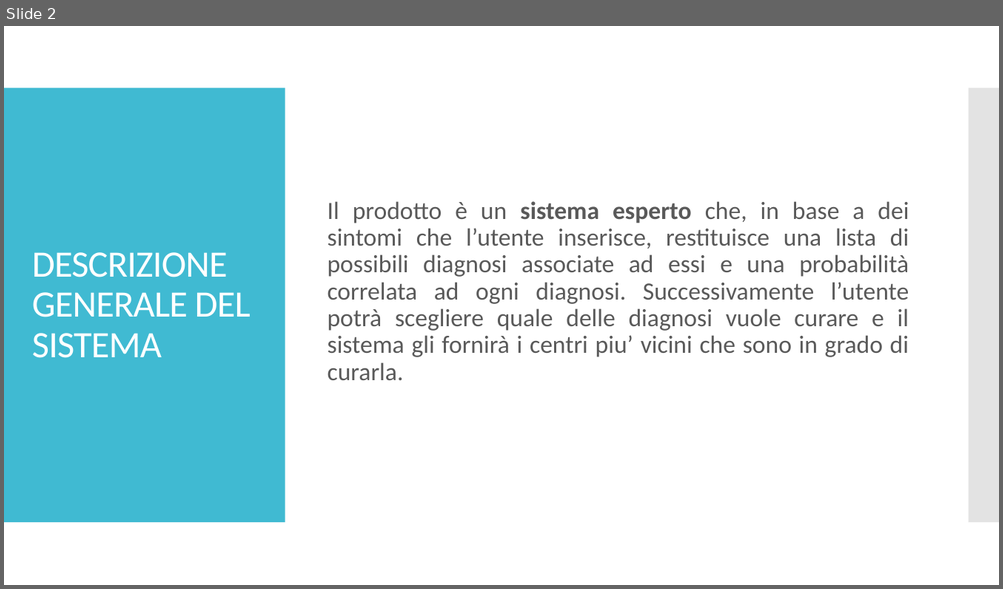
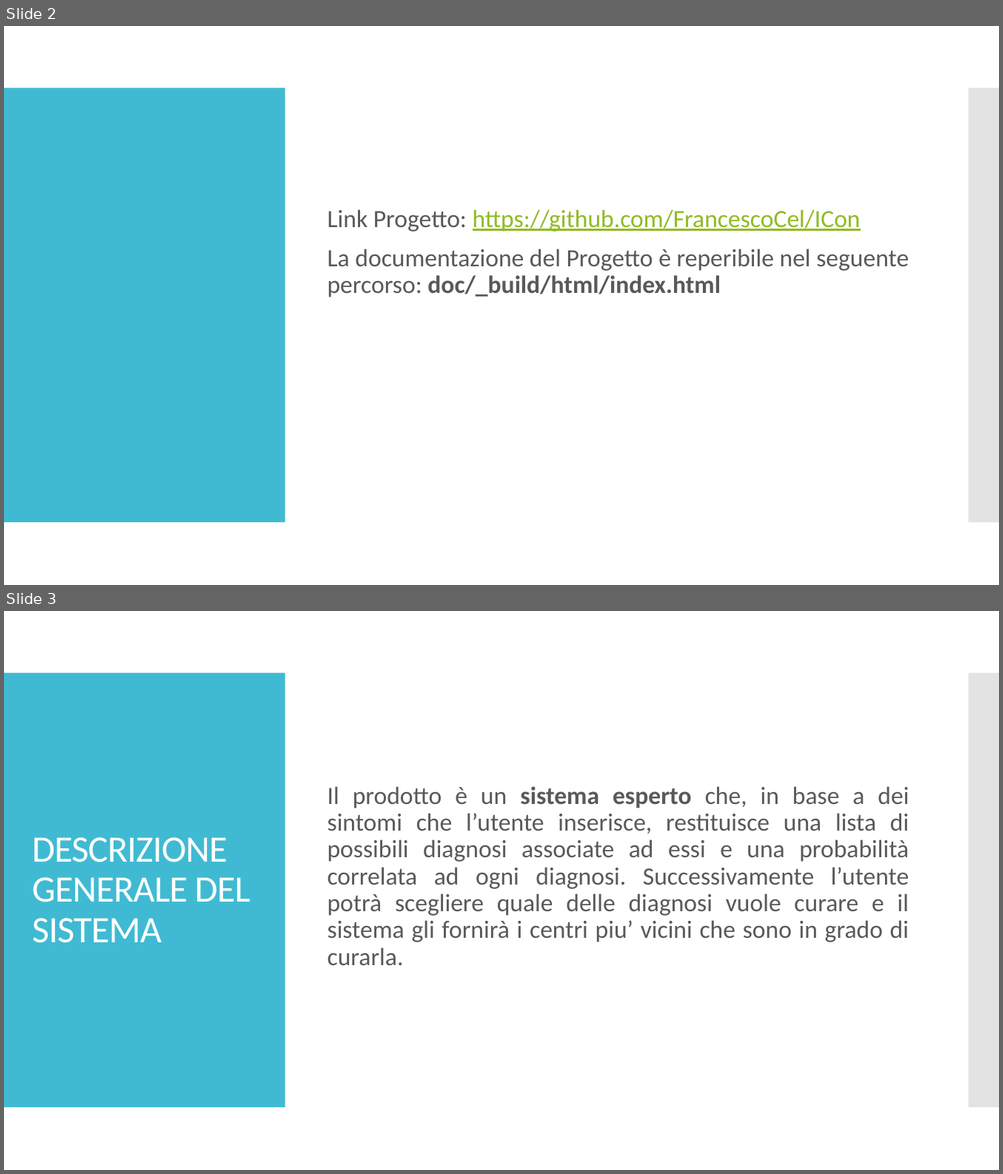
Before and after one commit to FrancescoCel/I, a slide deck: Presentazione/Progetto ICon.pptx. Shown one above the other, each under a label of ours: slide 2 before the commit, slides 2 and 3 after it. The pictures are 1003x589 and 1003x1174 pixels, drawn with LibreOffice and Linux fonts; fonts in the diff are those of the drawing. Boxes give left, top, right and bottom in pixels: in the first picture for what was removed or moved away, otherwise in the second. Text is boxed around its words. In the diff, an @@ line names an element or a change of style, - is before the commit and + after.

```diff
--- a/Presentazione/Progetto ICon.pptx
+++ b/Presentazione/Progetto ICon.pptx
@@ slide 2 added at box(4, 26, 999, 585), background #FFFFFF; not listed: 2 template elements that a slide beside it also shows @@
@@ text added at box(327, 210, 908, 298), 24 pt, text #595959 @@
+Link Progetto: https://github.com/FrancescoCel/ICon
+La documentazione del Progetto è reperibile nel seguente percorso: doc/_build/html/index.html
@@ what was slide 2 is now slide 3 @@
```
Also in this commit, not shown: 2 slides changed.
